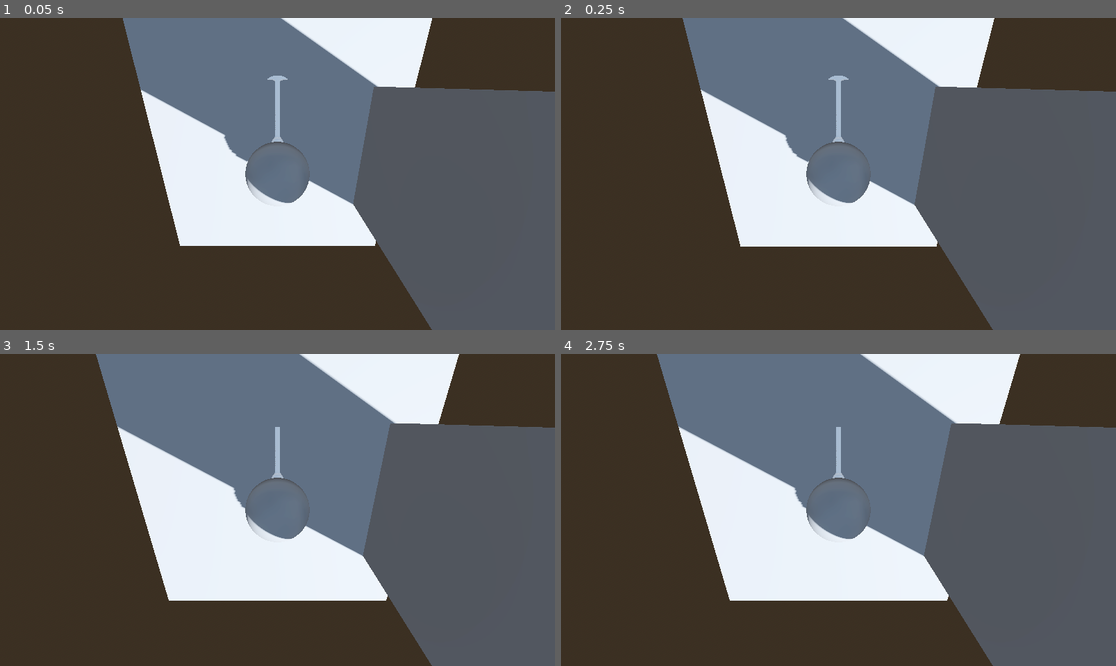
Above: before the commit, frames 1-4 (two rows, left to right).
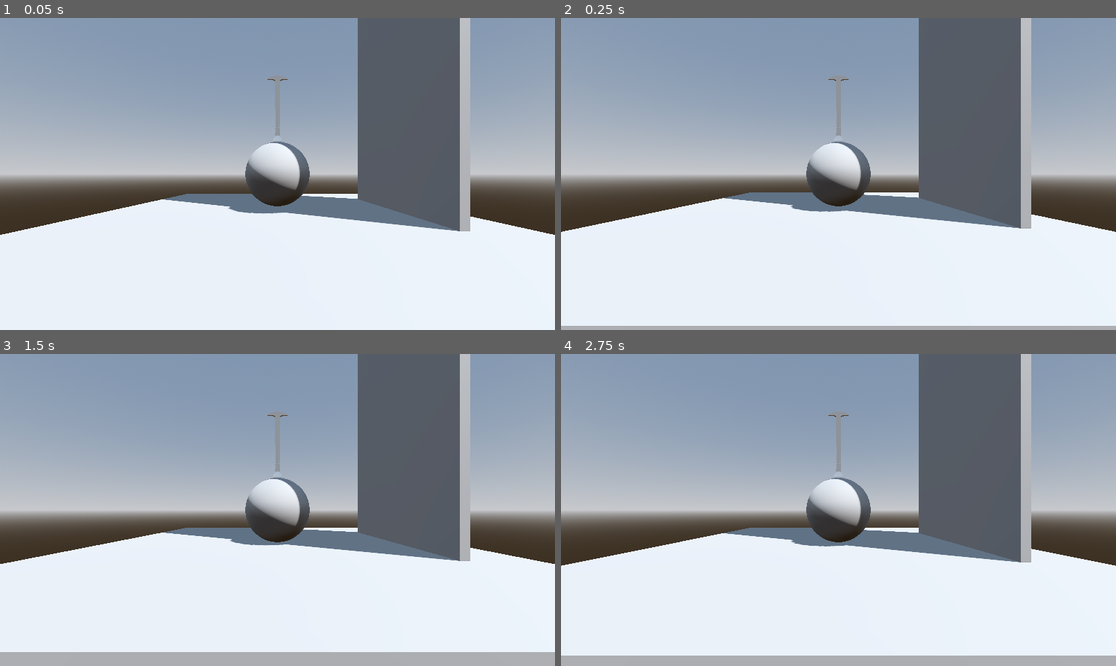
Above: after the commit, the same moments.

Repository: Wil-Ro/GMTKGameJam2024
Game: Godot game, scene res://scenes/main_scene.tscn
Two runs of this game, one before a commit and one after it. Both use one fixed random seed, a clock stepped at 60 frames per second and the inputs below.
Inputs (mouse positions are in pixels of both pictures, inside the frame that each line leads up to):
- Up to frame 1 (0.05 s): no input
- Up to frame 2 (0.25 s): no input
- Up to frame 3 (1.5 s): move the mouse to (399, 494) at 0.52 s; move the mouse to (166, 525) at 1.27 s
- Up to frame 4 (2.75 s): tap Enter at 2 s; move the mouse to (894, 441) at 2.02 s

The runs differ from the first frame. In frame 1, 86% of the frame differs, in the area x 0-100%, y 0-100%; in frame 2, 86%; in frame 3, 84%; in frame 4, 84%.

Commit message:
armies can movies

Diff:
--- a/project.godot
+++ b/project.godot
@@ -55,3 +55,9 @@
 "events": [Object(InputEventKey,"resource_local_to_scene":false,"resource_name":"","device":-1,"window_id":0,"alt_press …(191 unchanged characters)…
 ]
 }
+
+[layer_names]
+
+3d_physics/layer_1="World"
+3d_physics/layer_2="RaycastPlane"
+3d_physics/layer_3="Arm"
--- a/scenes/body.tscn
+++ b/scenes/body.tscn
@@ -10,6 +10,9 @@
 
 [sub_resource type="SphereShape3D" id="SphereShape3D_16w3w"]
 radius = 5.0
+
+[sub_resource type="WorldBoundaryShape3D" id="WorldBoundaryShape3D_vlifr"]
+plane = Plane(1000, 0, 0, 0)
 
 [node name="Body" type="RigidBody3D" node_paths=PackedStringArray("arms")]
 axis_lock_linear_x = true
@@ -31,3 +34,10 @@
 [node name="Camera3D" type="Camera3D" parent="."]
 transform = Transform3D(-4.37114e-08, 0, 1, 0, 1, 0, -1, 0, -4.37114e-08, 32, 0, 0)
 script = ExtResource("3_mslwr")
+
+[node name="RaycastPlane" type="StaticBody3D" parent="."]
+collision_layer = 2
+collision_mask = 0
+
+[node name="CollisionShape3D" type="CollisionShape3D" parent="RaycastPlane"]
+shape = SubResource("WorldBoundaryShape3D_vlifr")
--- a/scenes/main_scene.tscn
+++ b/scenes/main_scene.tscn
@@ -38,12 +38,14 @@
 anchor_bottom = 1.0
 grow_horizontal = 2
 grow_vertical = 2
+mouse_filter = 2
 
 [node name="UI" type="Control" parent="CanvasLayer"]
 layout_mode = 3
 anchors_preset = 0
 offset_right = 40.0
 offset_bottom = 40.0
+mouse_filter = 2
 metadata/_edit_lock_ = true
 
 [node name="World" type="Node3D" parent="."]
@@ -76,4 +78,4 @@
 shape = SubResource("BoxShape3D_qcnmp")
 
 [node name="Body" parent="World" instance=ExtResource("1_eeca8")]
-transform = Transform3D(-0.405636, -0.914035, 0, 0.914035, -0.405636, 0, 0, 0, 1, 0, 11.4413, 0)
+transform = Transform3D(1, 0, 0, 0, 1, 0, 0, 0, 1, 0, 6, 0)
--- a/scripts/arm.gd
+++ b/scripts/arm.gd
@@ -2,18 +2,12 @@
 
 @onready var camera: Camera3D = $"../../Camera3D"
 @onready var target: Marker3D = $Target
+@onready var ik_skeleton: SkeletonIK3D = $Skeleton3D/SkeletonIK3D
 
 @export var action: StringName
 
-# Called when the node enters the scene tree for the first time.
 func _ready() -> void:
-	pass # Replace with function body.
-
-
-# Called every frame. 'delta' is the elapsed time since the previous frame.
-func _process(delta: float) -> void:
-	pass
-
+	ik_skeleton.start()
 
 func update_target_pos() -> void:
 	var mouse_pos: Vector2 = camera.get_window().get_mouse_position()
@@ -28,4 +22,6 @@
 	if collision == null: return
 
 	var arm_target_pos: Vector3 = collision["position"]
-	target.global_position = arm_target_pos
+	print(collision)
+	target.global_position.z = arm_target_pos.z
+	target.global_position.y = arm_target_pos.y
Not shown: 1 places in scenes/body.tscn that only renumber resources
